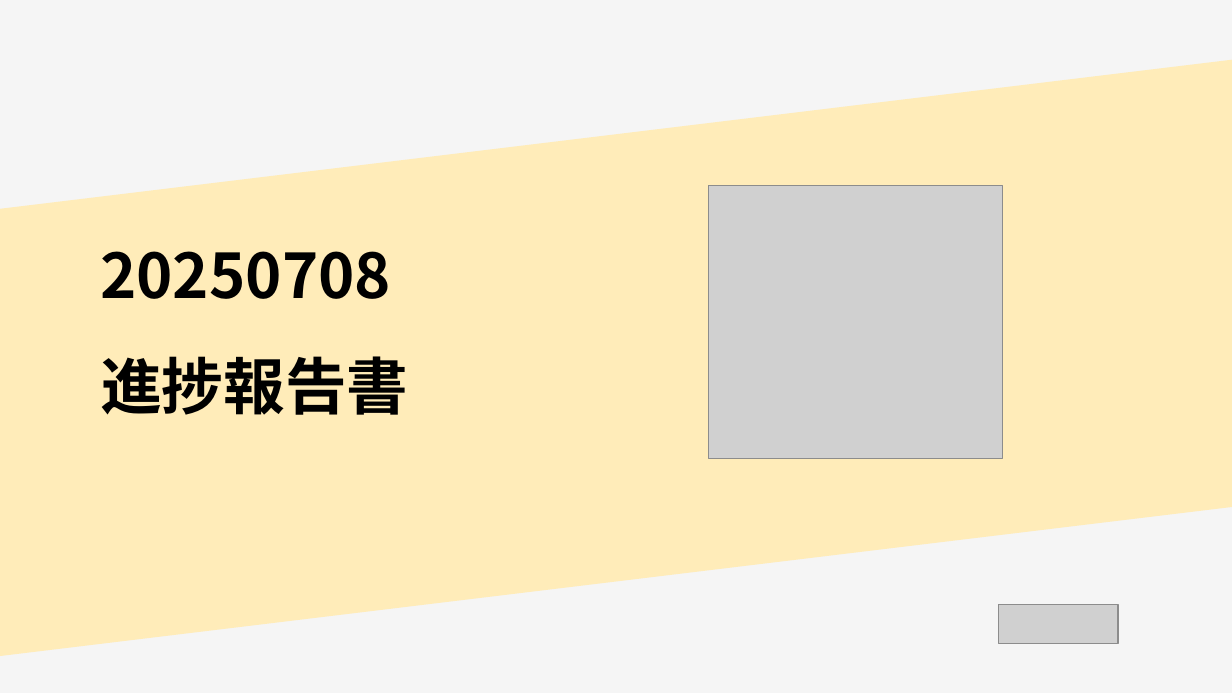
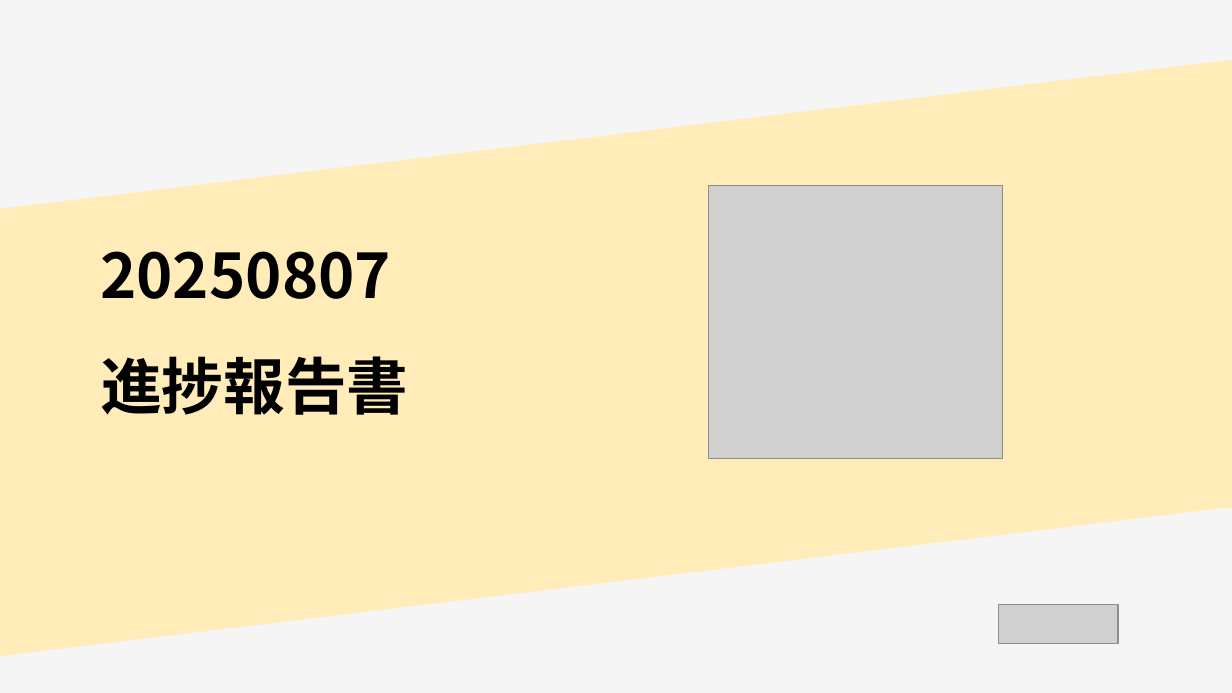
Before and after one commit to anhnvVNU/slide_maker, a slide deck: slide 1 of output/final_presentation.pptx. Drawn at 1232x693 pixels with LibreOffice and Linux fonts; fonts in the diff are those of the drawing; grey boxes stand for pictures. Boxes give left, top, right and bottom in pixels: in the first picture for what was removed or moved away, otherwise in the second. Text is boxed around its words. In the diff, an @@ line names an element or a change of style, - is before the commit and + after.

```diff
--- a/output/final_presentation.pptx
+++ b/output/final_presentation.pptx
@@ text at <box>100,251,408,415</box>: text changed @@
-20250708
-進捗報告書
+20250807
+進捗報告書
```
Also in this commit, not shown: 12 other slides changed, 2 slides added, 7 slides removed, 11 other files.
